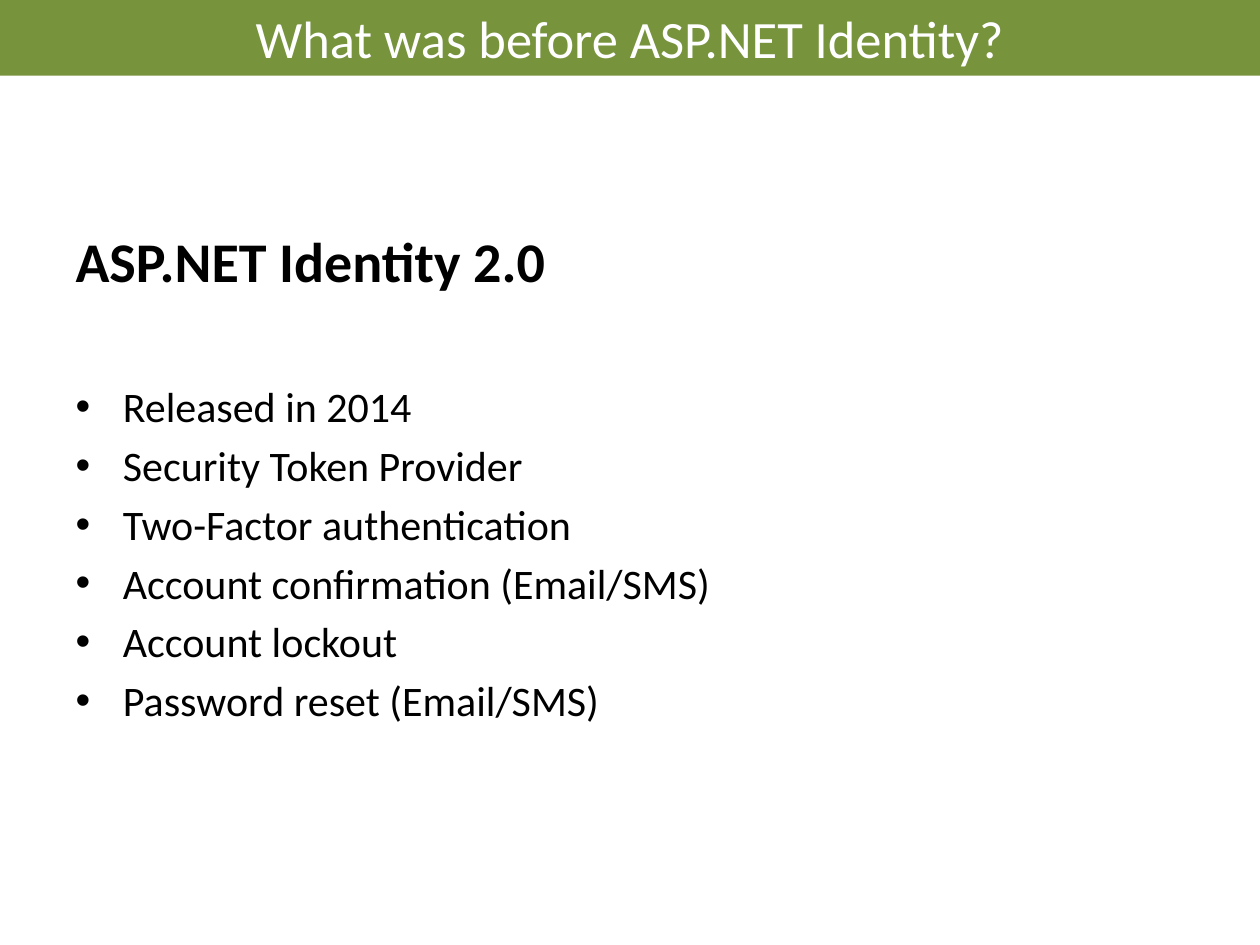
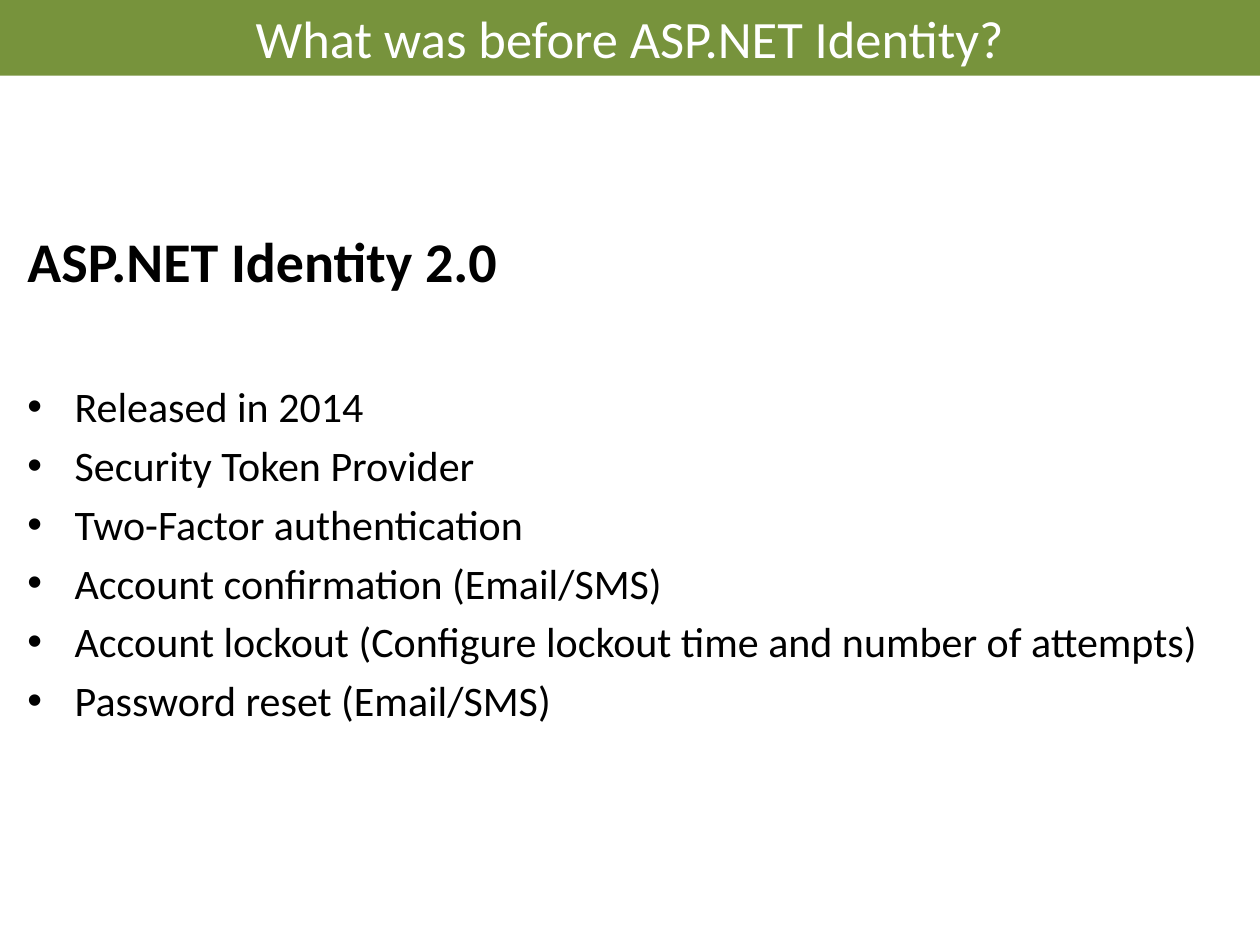
Before and after one commit to AndreasElffors/IdentityTemplate, a slide deck: slide 18 of Documents/Identity-Introduction.pptx. Drawn at 1260x945 pixels with LibreOffice and Linux fonts; fonts in the diff are those of the drawing; background and template pictures are left out. Boxes give left, top, right and bottom in pixels: in the first picture for what was removed or moved away, otherwise in the second. Text is boxed around its words. In the diff, an @@ line names an element or a change of style, - is before the commit and + after.

```diff
--- a/Documents/Identity-Introduction.pptx
+++ b/Documents/Identity-Introduction.pptx
@@ text "ASP.NET Identity 2.0": place and size @@
-text "ASP.NET Identity 2.0" at box(76, 242, 710, 722)
+text "ASP.NET Identity 2.0" at box(27, 242, 1196, 722)
@@ text at box(75, 626, 1196, 665): text changed @@
-• Account lockout
+• Account lockout (Configure lockout time and number of attempts)
```
Also in this commit, not shown: 1 other slide changed, 1 other file.
